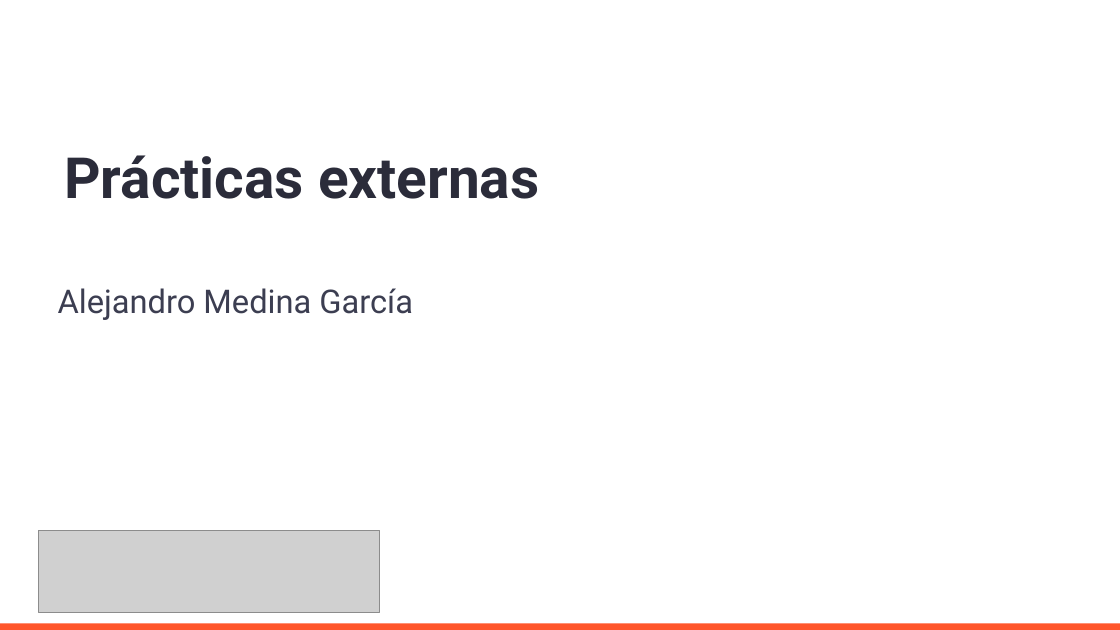
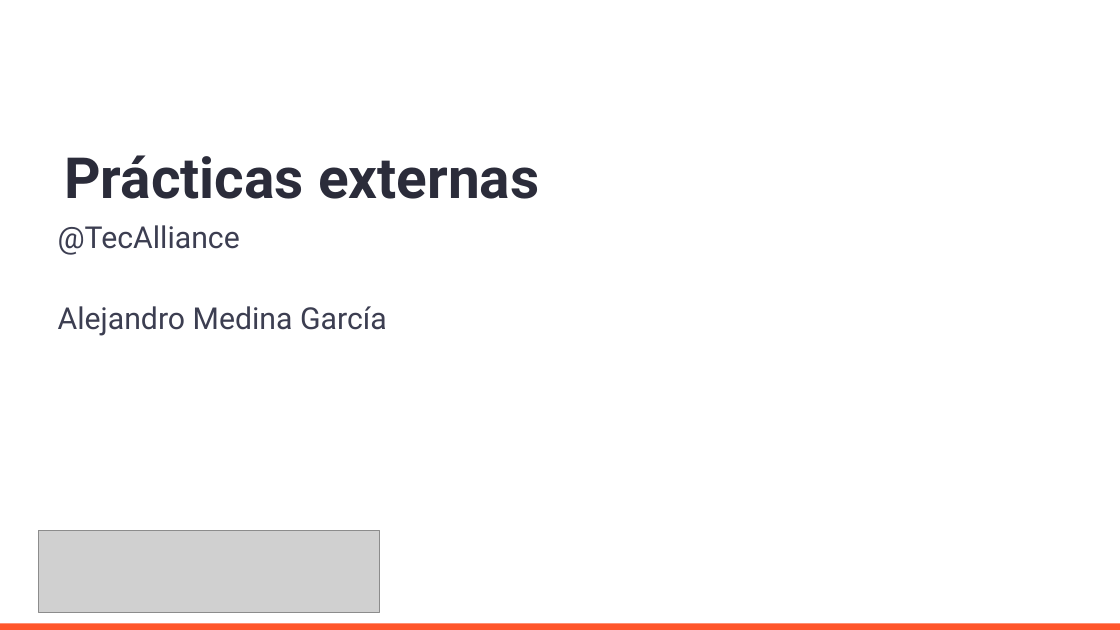
Before and after one commit to AleMedinaGarc/DotnetAPI-Practice, a slide deck: slide 1 of IniciacionDePracticasExternas.pptx. Drawn at 1120x630 pixels with LibreOffice and Linux fonts; fonts in the diff are those of the drawing; grey boxes stand for pictures; background and template pictures are left out. Boxes give left, top, right and bottom in pixels: in the first picture for what was removed or moved away, otherwise in the second. Text is boxed around its words. In the diff, an @@ line names an element or a change of style, - is before the commit and + after.

```diff
--- a/IniciacionDePracticasExternas.pptx
+++ b/IniciacionDePracticasExternas.pptx
@@ subtitle "@TecAlliance" moved from (x1=58, y1=288, x2=413, y2=320) to (x1=58, y1=225, x2=387, y2=336) @@
@@ subtitle at (x1=58, y1=225, x2=240, y2=255): paragraph added @@
+@TecAlliance
@@ subtitle at (x1=58, y1=306, x2=387, y2=336): size 28 to 25.9 pt in "Alejandro Medina García"; line spacing 0.9 to 0.8 @@
```
Also in this commit, not shown: 10 other slides changed, 1 slide removed, 5 other files.
